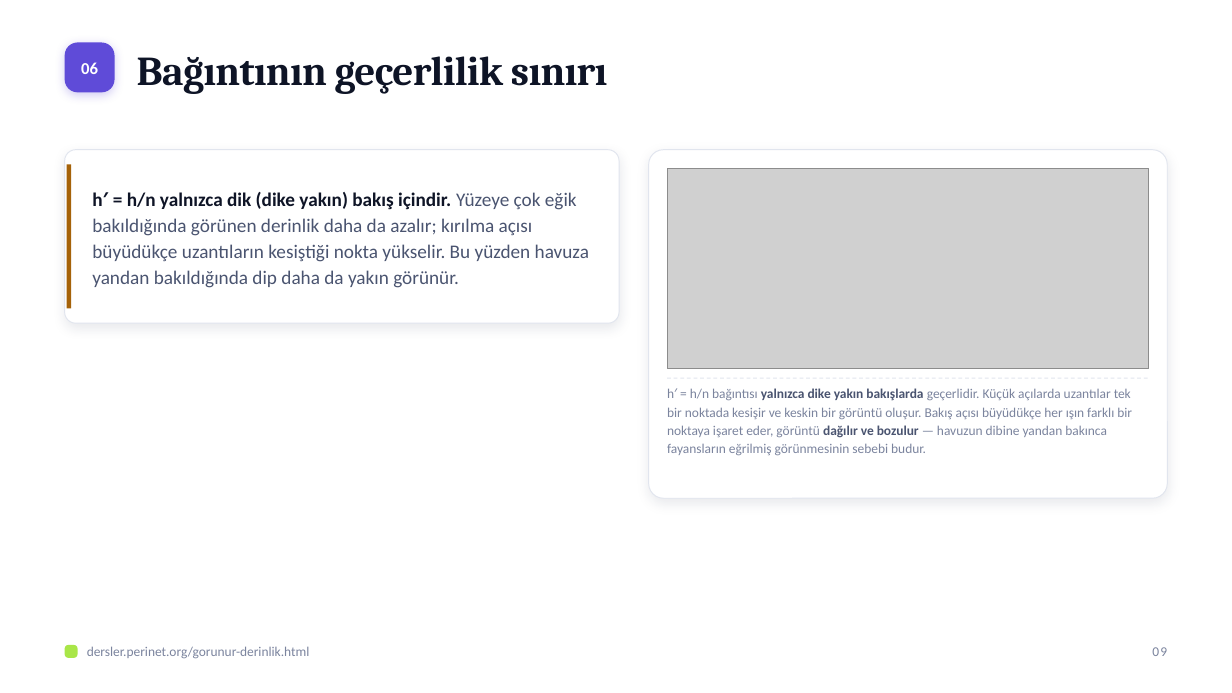
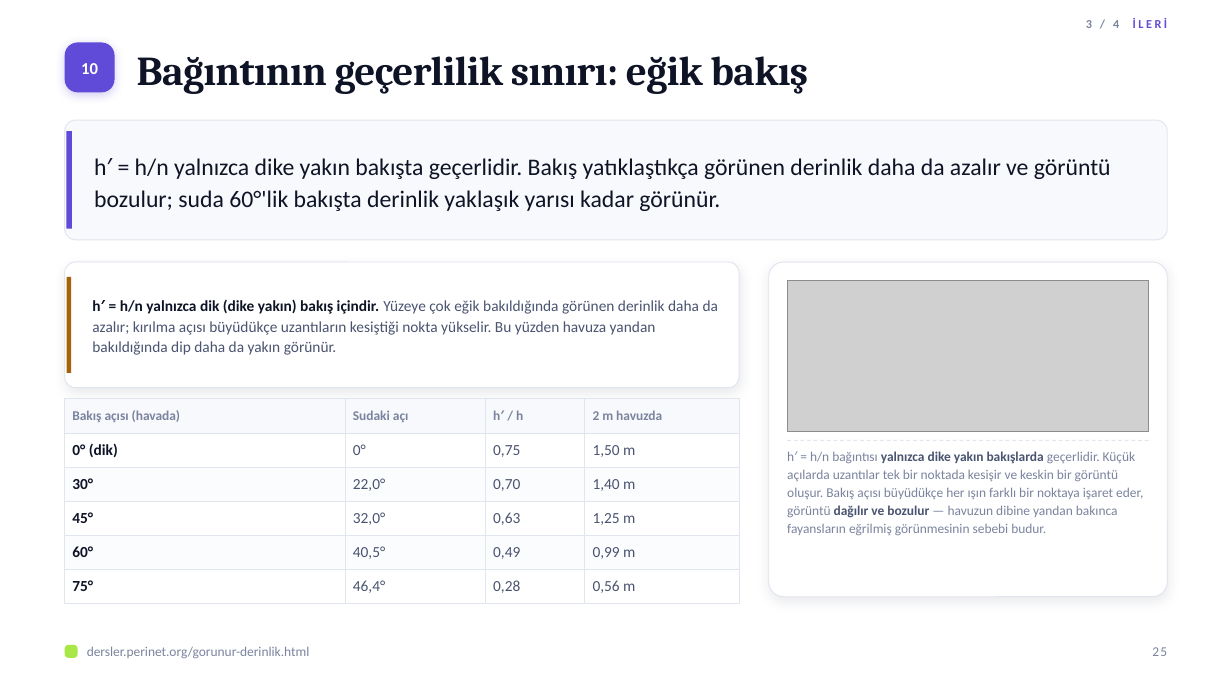
Before and after one commit to elestirmen/dersler, a slide deck: slide 25 of dist/sunum/gorunur-derinlik.pptx (slide 9 before the commit). Drawn at 1232x693 pixels with LibreOffice and Linux fonts; fonts in the diff are those of the drawing; grey boxes stand for pictures. Boxes give left, top, right and bottom in pixels: in the first picture for what was removed or moved away, otherwise in the second. Text is boxed around its words. In the diff, an @@ line names an element or a change of style, - is before the commit and + after.

```diff
--- a/dist/sunum/gorunur-derinlik.pptx
+++ b/dist/sunum/gorunur-derinlik.pptx
@@ text added at [1086, 18, 1168, 28], 9.5 pt, text #5F4BD8, bold @@
+3 / 4 İLERİ
@@ text at [137, 56, 808, 94]: text changed @@
-Bağıntının geçerlilik sınırı
+Bağıntının geçerlilik sınırı: eğik bakış
@@ text at [81, 63, 98, 74]: text changed @@
-06
+10
@@ rounded rectangle added at [65, 120, 1167, 240], fill #F8F9FC, outline #E1E5EE 0.75 pt @@
@@ rectangle added at [67, 131, 72, 229], fill #5F4BD8 @@
@@ text added at [94, 158, 1111, 211], 18.5 pt, text #0E1426 @@
+h′ = h/n yalnızca dike yakın bakışta geçerlidir. Bakış yatıklaştıkça görünen derinlik daha da azalır ve görüntü bozulur; suda 60°'lik bakışta derinlik yaklaşık yarısı kadar görünür.
@@ picture removed at [667, 168, 1149, 369] @@
@@ rounded rectangle at [65, 262, 739, 388]: proportions changed @@
@@ rounded rectangle: place and size @@
-rounded rectangle at [65, 150, 619, 323]
+rounded rectangle at [65, 262, 739, 388]
@@ rounded rectangle: place and size @@
-rounded rectangle at [649, 150, 1167, 498]
+rounded rectangle at [769, 262, 1167, 597]
@@ rounded rectangle at [769, 262, 1167, 597]: proportions changed @@
@@ rectangle: place and size @@
-rectangle at [67, 165, 71, 309]
+rectangle at [67, 277, 71, 373]
@@ text "h′ = h/n yalnızca dik ...": place and size @@
-text "h′ = h/n yalnızca dik ..." at [92, 192, 589, 288]
+text "h′ = h/n yalnızca dik ..." at [92, 299, 718, 355]
@@ text "h′ = h/n yalnızca dik ..." at [92, 299, 718, 355]: size 15 to 12 pt @@
@@ picture added at [787, 281, 1149, 432] @@
@@ table added at [65, 399, 740, 597], 6 rows, 4 columns @@
+Bakış açısı (havada) | Sudaki açı | h′ / h | 2 m havuzda
+0° (dik) | 0° | 0,75 | 1,50 m
+30° | 22,0° | 0,70 | 1,40 m
+45° | 32,0° | 0,63 | 1,25 m
+60° | 40,5° | 0,49 | 0,99 m
+75° | 46,4° | 0,28 | 0,56 m
@@ text "h′ = h/n bağıntısı yalnızca ..." rewrapped from [667, 388, 1132, 455] to [787, 451, 1143, 535] @@
@@ line moved from (667, 378) - (1149, 378) to (787, 441) - (1149, 441) @@
@@ text at [1152, 647, 1167, 656]: text changed @@
-09
+25
```
Also in this commit, not shown: 11 other slides changed, 28 slides added, 3 slides removed, 21 other files.
